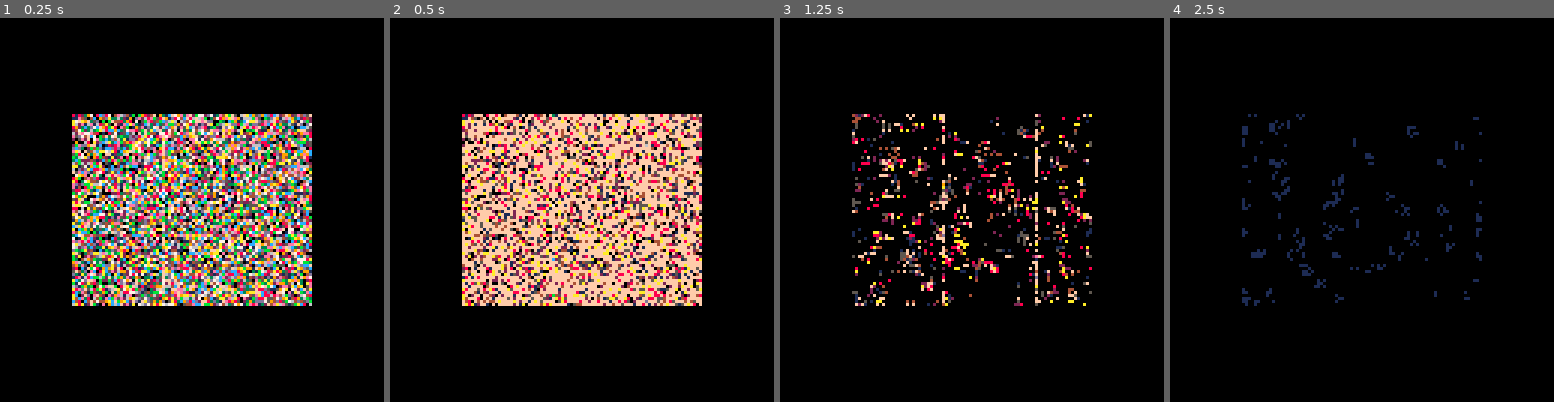
Above: before the commit, frames 1-4 (left to right).
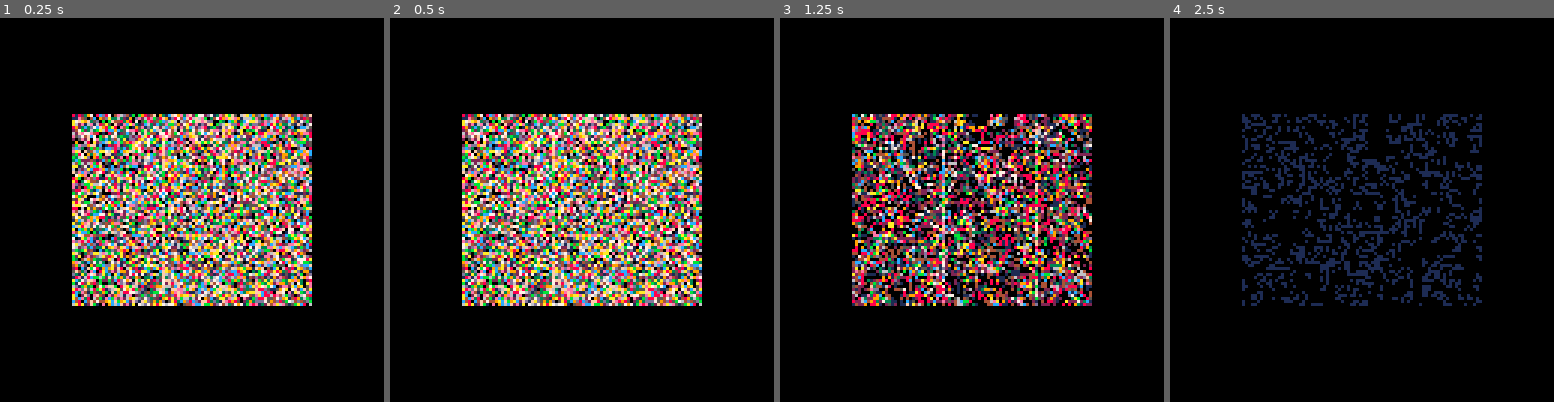
Above: after the commit, the same moments.

Repository: erwinbonsma/PicoGarden
Game: PICO-8 cartridge picogarden.p8
Two runs of this game, one before a commit and one after it. Both use one fixed random seed, a clock stepped at 60 frames per second and the inputs below.
Inputs:
- Up to frame 1 (0.25 s): no input
- Up to frame 2 (0.5 s): tap X (X key) at 0.33 s
- Up to frame 3 (1.25 s): tap O (Z key) at 0.7 s; tap X (X key) at 1.07 s
- Up to frame 4 (2.5 s): hold Right 1.6-2.1 s; tap O (Z key) at 1.7, 2.1 s; tap X (X key) at 1.85 s; hold Up 2.15-2.42 s; hold Right from 2.47 s (still down)

Frame 1 is identical in both runs. In frame 2, 15% of the frame differs, in the area x 18-82%, y 25-75%; in frame 3, 23%; in frame 4, 9.3%.

Commit message:
Add revive cooldown

Diff:
--- a/picogarden.p8
+++ b/picogarden.p8
@@ -6,6 +6,7 @@
 history_len=80
 liveliness_limit=50
 max_wait=6
+min_revive_delay=10
 devmode=false
 
 bit0=0x0.0001
@@ -653,6 +654,7 @@
  state.steps=0
  state.wait=5
  state.viewmode=5
+ state.revive_wait=min_revive_delay
 
  expand=init_expand()
 
@@ -784,7 +786,13 @@
  end
  if btnp(❎) then
   if state.play then
-   revive(state.gols)
+   if state.revive_wait==0 then
+    sfx(5)
+    revive(state.gols)
+    state.revive_wait=min_revive_delay
+   else
+    sfx(6)
+   end
   else
    -- dev mode manipulation
    local gol=state.gols[
@@ -826,6 +834,10 @@
    if total_cells==0 then
     gameover()
    end
+
+   if state.revive_wait>0 then
+    state.revive_wait-=1
+   end
   end
  end
 end
Not shown, changed: the sound effects (__sfx__) section of picogarden.p8
